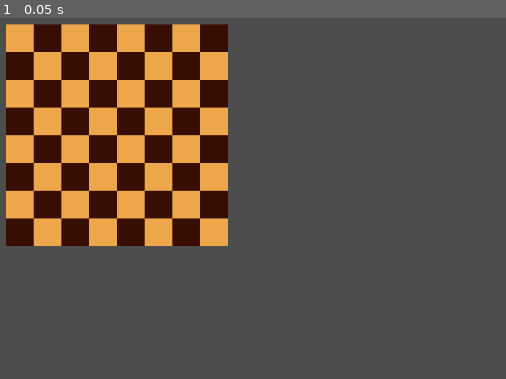
Above: before the commit, frame 1.
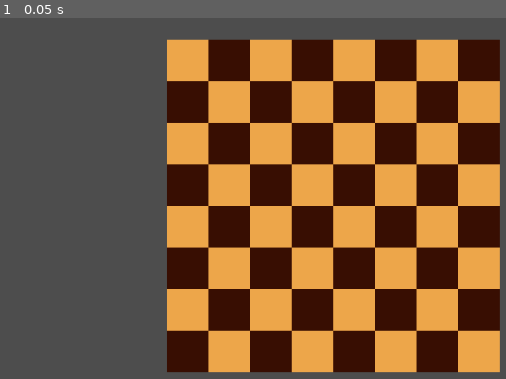
Above: after the commit, the same moment.

Repository: LuthienFowler/Chess_Experiment
Game: Godot game, scene res://main.tscn
The game is run twice, just before and just after one commit, with the same random seed, the same clock (stepped at 60 frames per second) and the same inputs.
Inputs:
- Up to frame 1 (0.05 s): no input

The runs differ from the first frame. In frame 1, 78% of the frame differs, in the area x 1-99%, y 1-99%.

Commit message:
Changed scale of chessboard

Diff:
--- a/main.tscn
+++ b/main.tscn
@@ -5,7 +5,8 @@
 [node name="Main" type="Node2D"]
 
 [node name="Board" type="Node2D" parent="."]
-position = Vector2(109, 58)
+position = Vector2(335, 76)
+scale = Vector2(1.5, 1.5)
 metadata/_edit_group_ = true
 
 [node name="Row1" type="Node2D" parent="Board"]
